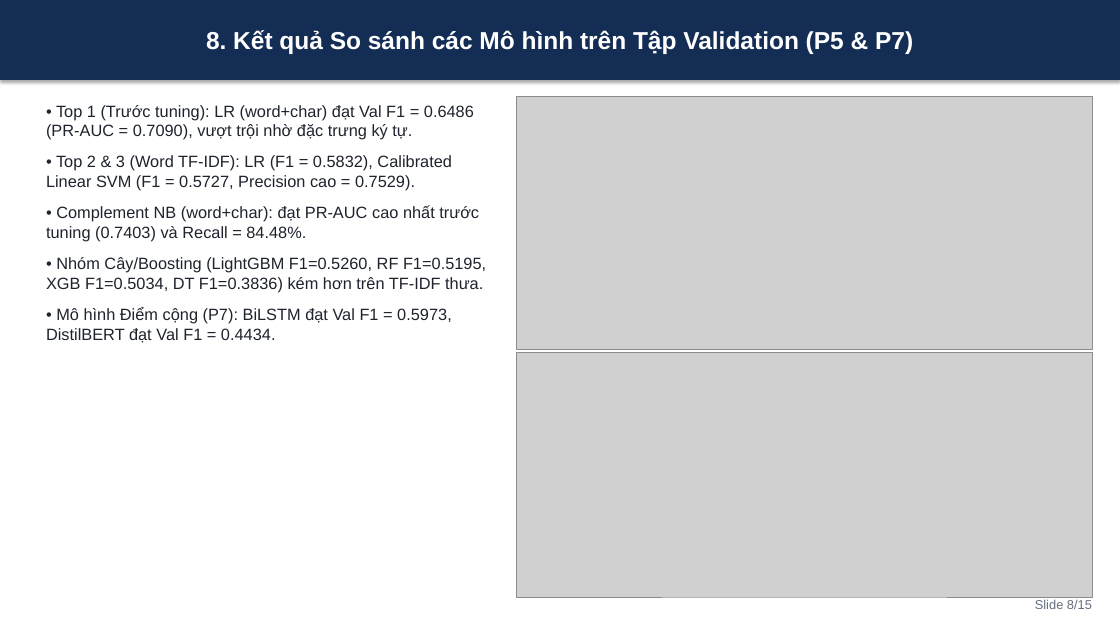
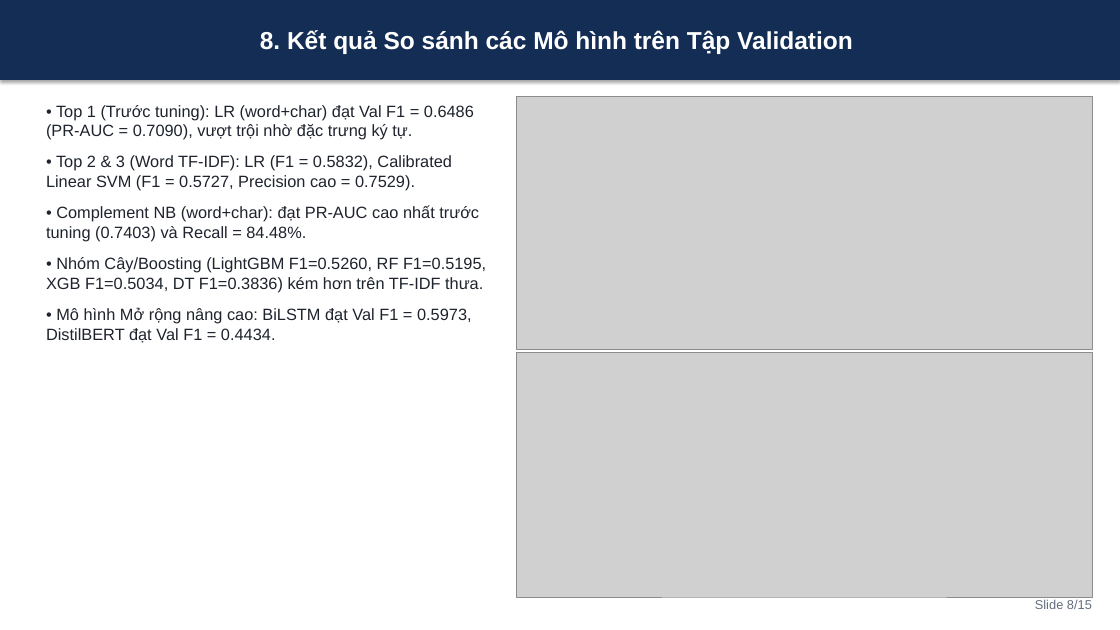
Before and after one commit to devtitcun888/duan-tweet-hate, a slide deck: slide 8 of reports/slides.pptx. Drawn at 1120x630 pixels with LibreOffice and Linux fonts; fonts in the diff are those of the drawing; grey boxes stand for pictures. Boxes give left, top, right and bottom in pixels: in the first picture for what was removed or moved away, otherwise in the second. Text is boxed around its words. In the diff, an @@ line names an element or a change of style, - is before the commit and + after.

```diff
--- a/reports/slides.pptx
+++ b/reports/slides.pptx
@@ text in rectangle at (260,30,853,54): text changed @@
-8. Kết quả So sánh các Mô hình trên Tập Validation (P5 & P7)
+8. Kết quả So sánh các Mô hình trên Tập Validation
@@ text at (46,307,472,343): text changed @@
-• Mô hình Điểm cộng (P7): BiLSTM đạt Val F1 = 0.5973, DistilBERT đạt Val F1 = 0.4434.
+• Mô hình Mở rộng nâng cao: BiLSTM đạt Val F1 = 0.5973, DistilBERT đạt Val F1 = 0.4434.
```
Also in this commit, not shown: 7 other slides changed, 26 other files.
